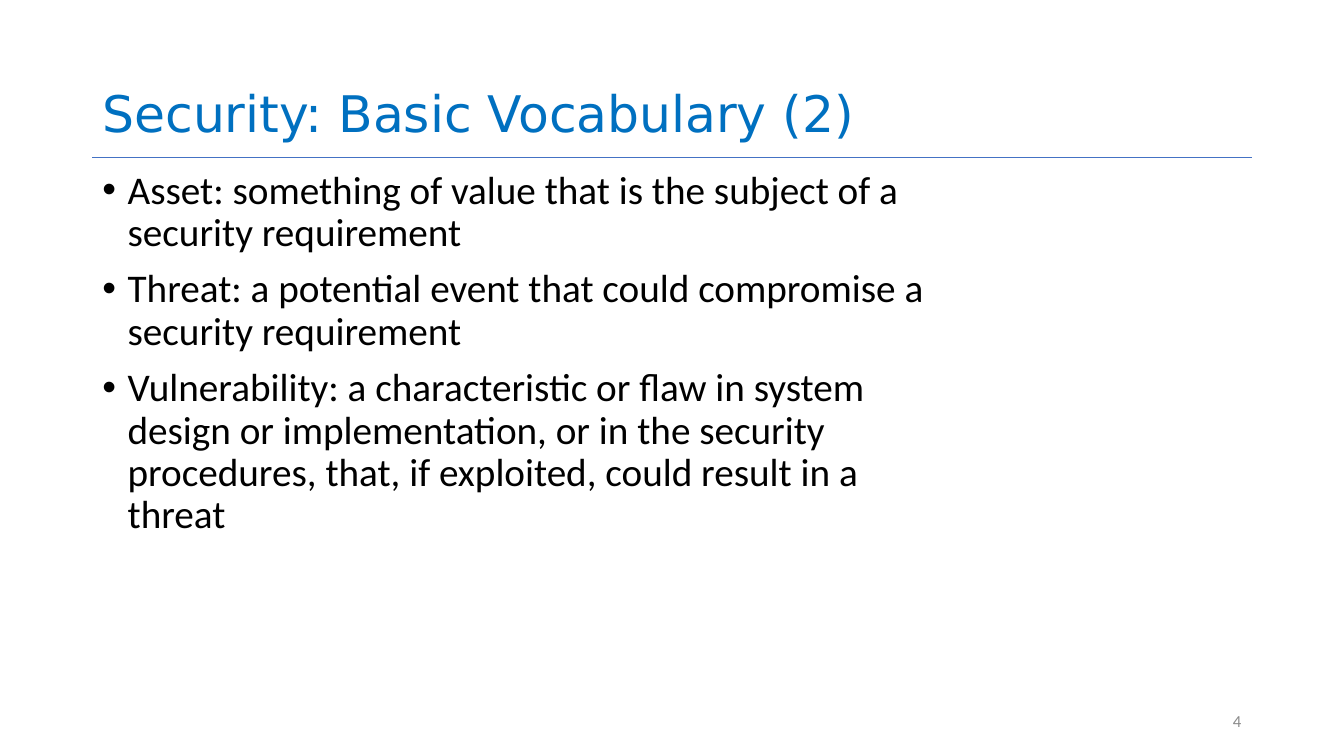
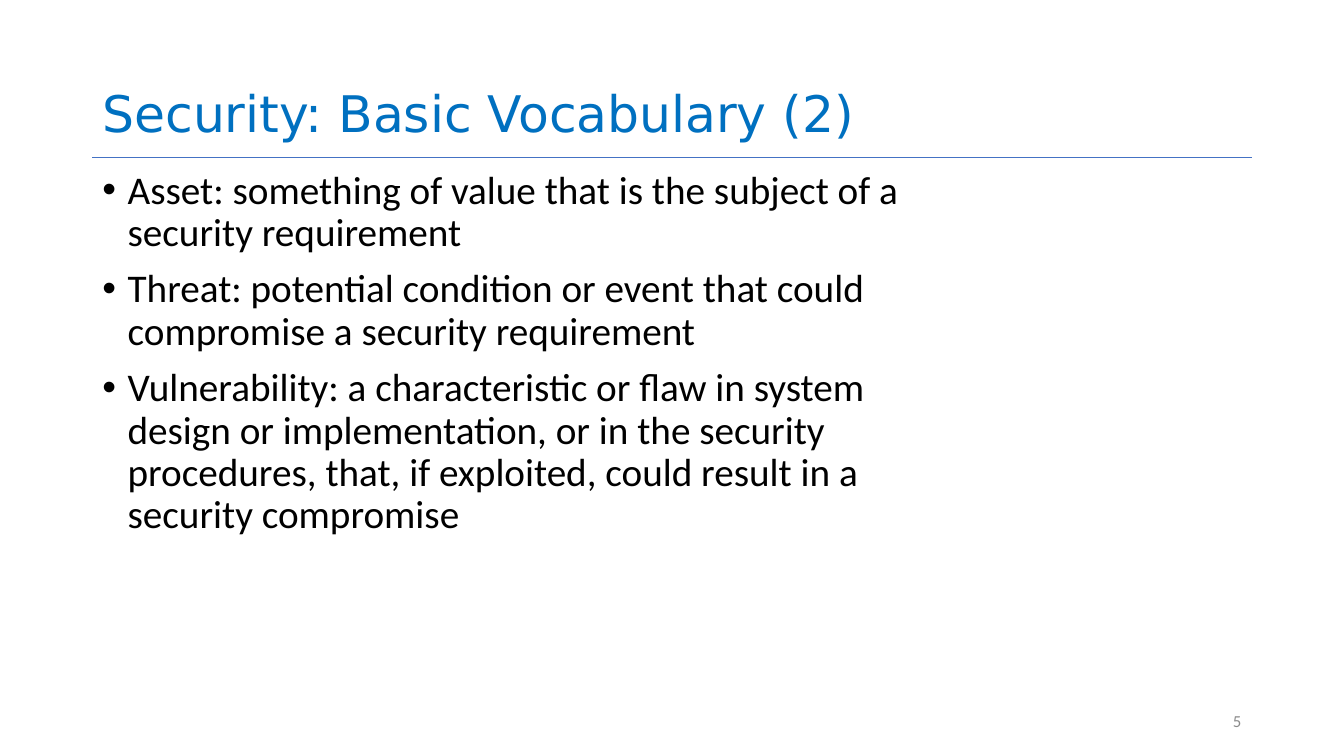
Before and after one commit to neu-se/CS4530-Spring-2026, a slide deck: slide 5 of Slides/Module 13 Security.pptx (slide 4 before the commit). Drawn at 1344x756 pixels with LibreOffice and Linux fonts; fonts in the diff are those of the drawing. Boxes give left, top, right and bottom in pixels: in the first picture for what was removed or moved away, otherwise in the second. Text is boxed around its words. In the diff, an @@ line names an element or a change of style, - is before the commit and + after.

```diff
--- a/Slides/Module 13 Security.pptx
+++ b/Slides/Module 13 Security.pptx
@@ text at bbox=[128, 274, 864, 535]: text changed @@
-• Threat: a potential event that could compromise a security requirement
-• Vulnerability: a characteristic or flaw in system design or implementation, or in the security procedures, that, if exploited, could result in a threat
+• Threat: potential condition or event that could compromise a security requirement
+• Vulnerability: a characteristic or flaw in system design or implementation, or in the security procedures, that, if exploited, could result in a security compromise
@@ page number at bbox=[1233, 716, 1241, 727]: text changed @@
-4
+5
```
Also in this commit, not shown: 18 other slides changed, 18 slides added, 21 slides removed, 1 other file.
